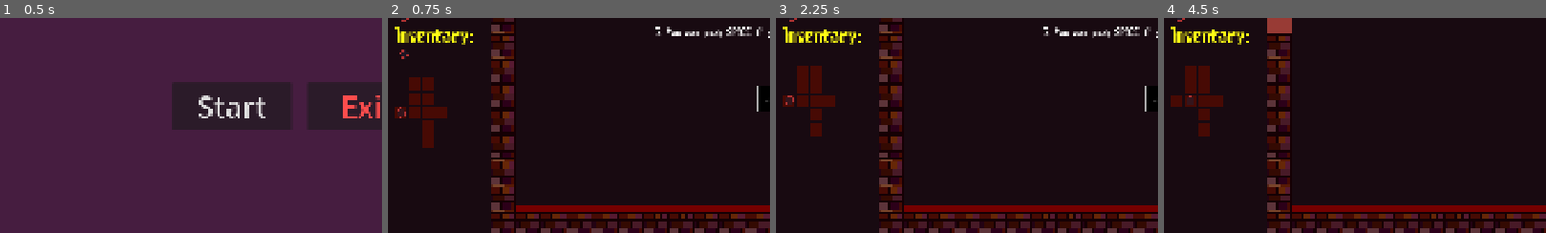
Above: before the commit, frames 1-4 (left to right).
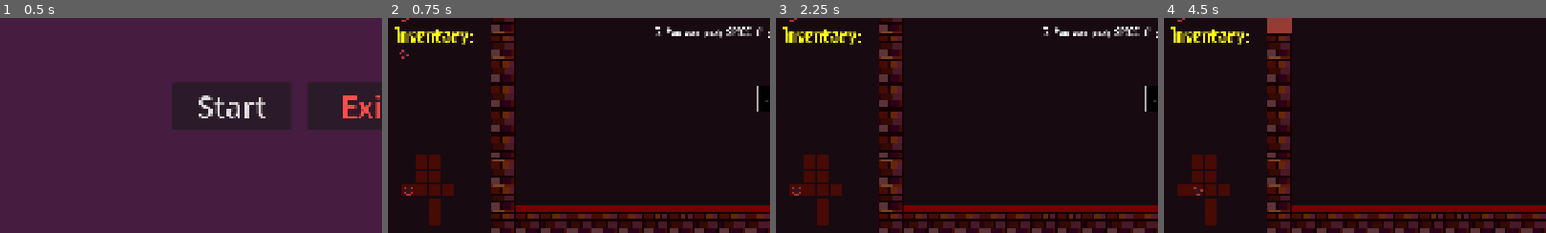
Above: after the commit, the same moments.

Repository: lostpoet999/escape_to_marty
Game: Godot game, scene res://scenes_and_scripts/ui_main_menu/main_menu.tscn
Two runs of this game, one before a commit and one after it. Both use one fixed random seed, a clock stepped at 60 frames per second and the inputs below. Sound files missing from this copy of the repository are replaced by a short silence.
Inputs (mouse positions are % of the whole screen's width and height, from its top left):
- Up to frame 1 (0.5 s): no input
- Up to frame 2 (0.75 s): click "Start" at 0.5 s
- Up to frame 3 (2.25 s): click (2, 49) at 1.27 s; click (2, 58) at 2.02 s
- Up to frame 4 (4.5 s): click (2, 49) at 2.75 s; click (2, 49) at 3.5 s; tap Enter at 4.25 s; move the mouse to (98, 47) at 4.27 s; hold Tab (click_mode_toggle) from 4.28 s (still down); click (98, 47) at 4.42 s
The pictures show only the part of the screen within x 0-50%, y 50-100%; the shares and areas given below are measured in that part.

Frame 1 is identical in both runs. In frame 2, 3.5% of the frame differs, in the area x 1-18%, y 27-97%; in frame 3, 3.6%, in the area x 1-18%, y 22-97%; in frame 4, 3.6%.

Commit message:
Lay foundation for unvisited rooms to be hidden or displayed differently

Diff:
--- a/scenes_and_scripts/minimap/minimap.gd
+++ b/scenes_and_scripts/minimap/minimap.gd
@@ -14,6 +14,8 @@
 
 	for room_entry: RoomEntry in data.room_entries:
 		var idx: int = (room_entry.room_coords.y - 1) * data.grid_size.x + (room_entry.room_coords.x - 1)
-		rooms[idx].set_room_entry(room_entry)
+		var room_state: RoomState = PlayerData.get_room_state(room_entry)
+		rooms[idx].room_entry = room_entry
+		rooms[idx].is_visited = room_state.visited or room_state.cleared
 		if room_entry.room_name_id == GameManager.current_room_id:
-			rooms[idx].set_current(true)
+			rooms[idx].is_current = true
--- a/scenes_and_scripts/minimap/minimap.tscn
+++ b/scenes_and_scripts/minimap/minimap.tscn
@@ -8,6 +8,6 @@
 anchor_bottom = 1.0
 grow_horizontal = 2
 grow_vertical = 2
-size_flags_horizontal = 3
+size_flags_horizontal = 6
 size_flags_vertical = 10
 script = ExtResource("1_l5tn8")
--- a/scenes_and_scripts/minimap/minimap_room.gd
+++ b/scenes_and_scripts/minimap/minimap_room.gd
@@ -1,31 +1,38 @@
+@tool
 class_name MinimapRoom
 extends Control
+
+# We're not updating the visited or cleared state on RoomState yet as far as I can tell
+# When we do that, we can set this to transparent for unvisited rooms to not show up at all
+# Or something like alpha 0.2 for them to show up but look different.
+const UNVISITED_ROOMS_MOD : Color = Color.WHITE
 
 @onready var background: ColorRect = $RoomBackground
 @onready var player_indicator: TextureRect = $PlayerIndicator
 
-@export var room_entry: RoomEntry = null : set=set_room_entry
-@export var is_current: bool = false : set=set_current
+@export var room_entry: RoomEntry = null :
+	set(v):
+		room_entry = v
+		_refresh()
+@export var is_current: bool = false :
+	set(v):
+		is_current = v
+		_refresh()
+@export var is_visited: bool = false :
+	set(v):
+		is_visited = v
+		_refresh()
+
 
 func _ready() -> void:
-	set_room_entry(room_entry)
-	set_current(is_current)
-
-func set_current(_is_current: bool) -> void:
-	is_current = _is_current
 	_refresh()
 
-func set_room_entry(_room_entry: RoomEntry) -> void:
-	room_entry = _room_entry
-	_refresh()
 
 func _refresh() -> void:
 	if room_entry:
 		background.show()
-		if is_current:
-			player_indicator.show()
-		else:
-			player_indicator.hide()
+		player_indicator.visible = is_current
+		modulate = Color.WHITE if is_visited or is_current else UNVISITED_ROOMS_MOD
 	else:
 		background.hide()
 		player_indicator.hide()
--- a/scenes_and_scripts/minimap/minimap_room.tscn
+++ b/scenes_and_scripts/minimap/minimap_room.tscn
@@ -14,7 +14,6 @@
 script = ExtResource("1_bbyvs")
 
 [node name="RoomBackground" type="ColorRect" parent="." unique_id=2097084728]
-visible = false
 layout_mode = 1
 anchors_preset = 15
 anchor_right = 1.0
@@ -24,7 +23,6 @@
 color = Color(0.2784314, 0.039215688, 0.015686275, 1)
 
 [node name="PlayerIndicator" type="TextureRect" parent="." unique_id=1350128295]
-visible = false
 layout_mode = 1
 anchors_preset = -1
 anchor_right = 1.0
--- a/scenes_and_scripts/ui_level/main_ui.tscn
+++ b/scenes_and_scripts/ui_level/main_ui.tscn
@@ -22,9 +22,11 @@
 script = ExtResource("1_op5x6")
 
 [node name="VBoxContainer" type="VBoxContainer" parent="." unique_id=1726861431]
-layout_mode = 0
-offset_right = 40.0
-offset_bottom = 40.0
+layout_mode = 1
+anchors_preset = 9
+anchor_bottom = 1.0
+offset_right = 253.0
+grow_vertical = 2
 
 [node name="MarginContainer" type="MarginContainer" parent="VBoxContainer" unique_id=1789650623]
 layout_mode = 2
@@ -81,6 +83,7 @@
 
 [node name="InventoryPanel" parent="VBoxContainer" unique_id=1905574445 instance=ExtResource("5_h7qrh")]
 layout_mode = 2
+size_flags_vertical = 3
 
 [node name="MinimapMargins" type="MarginContainer" parent="VBoxContainer" unique_id=882673217]
 layout_mode = 2
